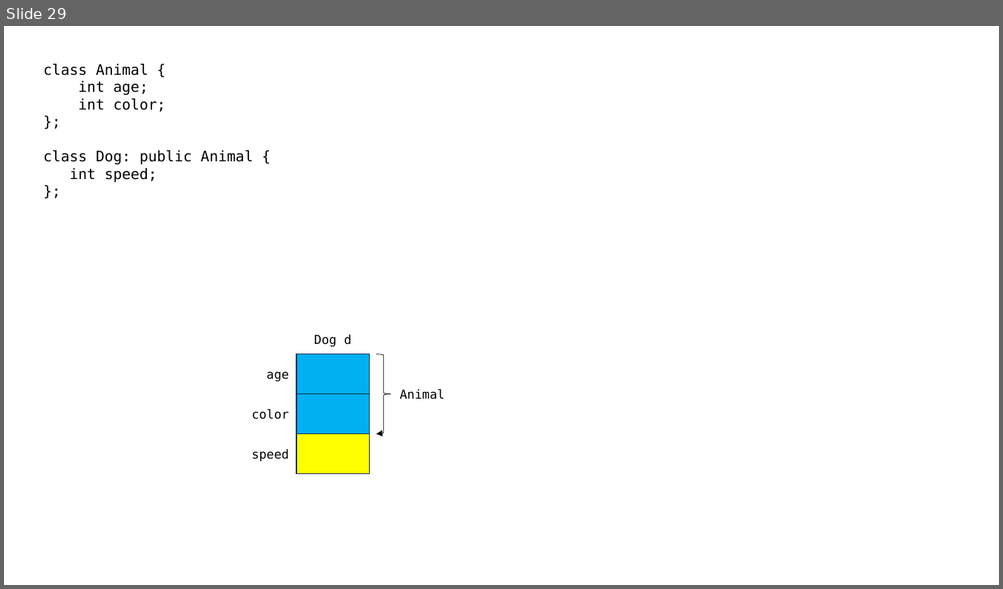
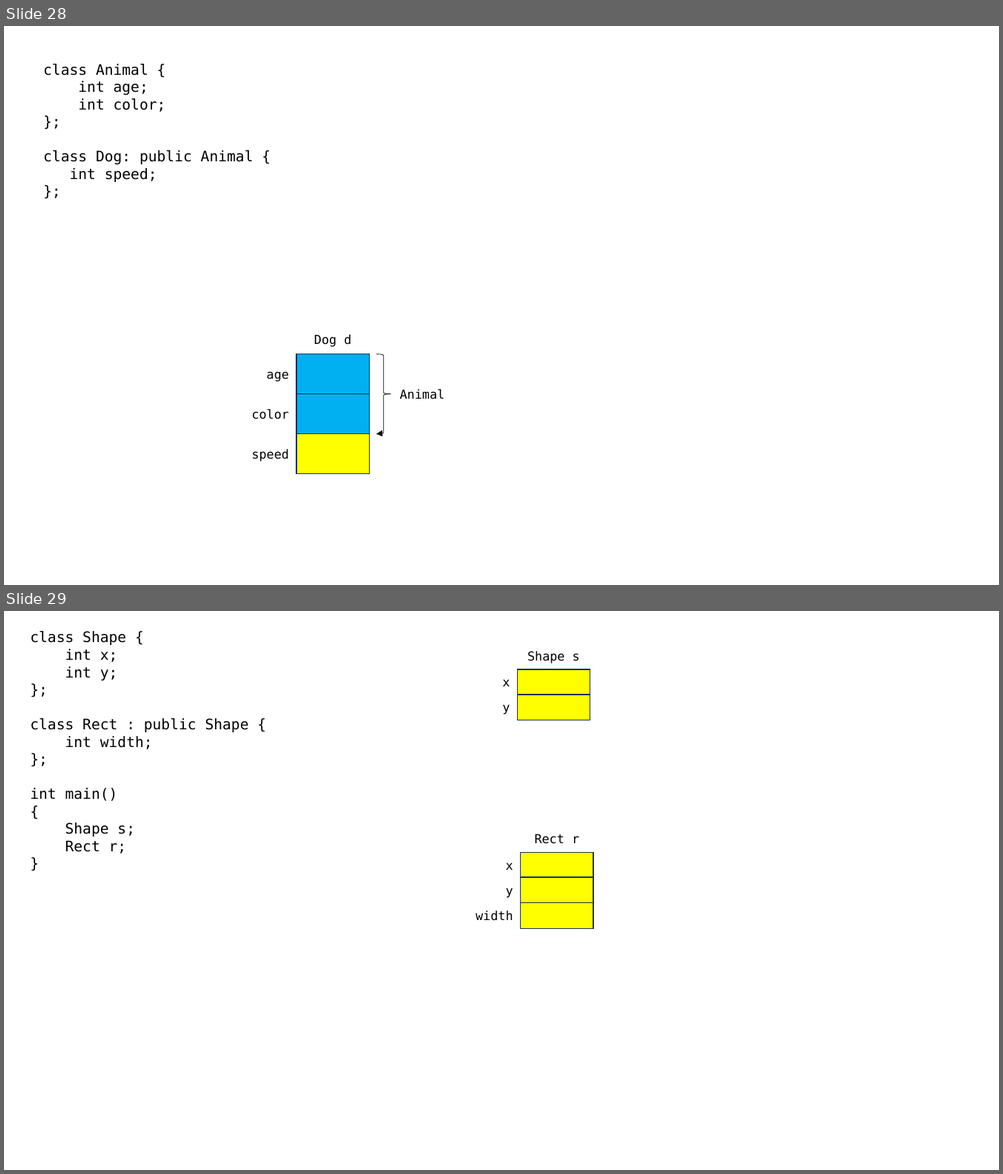
Before and after one commit to joonsungk/cpp_231023, a slide deck: cpp_231023.pptx. Shown one above the other, each under a label of ours: slide 29 before the commit, slides 28 and 29 after it. The pictures are 1003x589 and 1003x1174 pixels, drawn with LibreOffice and Linux fonts; fonts in the diff are those of the drawing. Boxes give left, top, right and bottom in pixels: in the first picture for what was removed or moved away, otherwise in the second. Text is boxed around its words. In the diff, an @@ line names an element or a change of style, - is before the commit and + after.

```diff
--- a/cpp_231023.pptx
+++ b/cpp_231023.pptx
@@ slide 29 added at (4, 611, 999, 1170), background #FFFFFF @@
@@ text added at (30, 631, 249, 854), 14 pt, text #000000 @@
+class Shape {
+int x;
+int y;
+};
+class Rect : public Shape {
+int width;
+};
+int main()
+{
+Shape s;
+Rect r;
+}
@@ text added at (527, 651, 580, 664), 12 pt, text #000000 @@
+Shape s
@@ rectangle added at (518, 669, 590, 695), fill #FFFF00, outline #1E3256 1 pt @@
@@ text added at (502, 679, 509, 686), 12 pt, text #000000 @@
+x
@@ rectangle added at (518, 695, 590, 720), fill #FFFF00, outline #1E3256 1 pt @@
@@ text added at (502, 704, 509, 715), 12 pt, text #000000 @@
+y
@@ rectangle added at (521, 853, 594, 878), fill #FFFF00, outline #1E3256 1 pt @@
@@ text added at (535, 834, 579, 844), 12 pt, text #000000 @@
+Rect r
@@ text added at (506, 863, 513, 870), 12 pt, text #000000 @@
+x
@@ text added at (506, 888, 513, 898), 12 pt, text #000000 @@
+y
@@ rectangle added at (521, 877, 594, 903), fill #FFFF00, outline #1E3256 1 pt @@
@@ text added at (475, 911, 512, 921), 12 pt, text #000000 @@
+width
@@ rectangle added at (521, 903, 594, 929), fill #FFFF00, outline #1E3256 1 pt @@
@@ what was slide 29 is now slide 28 @@
```
Also in this commit, not shown: 5 other slides added, 1 slide removed, 1 other file.
